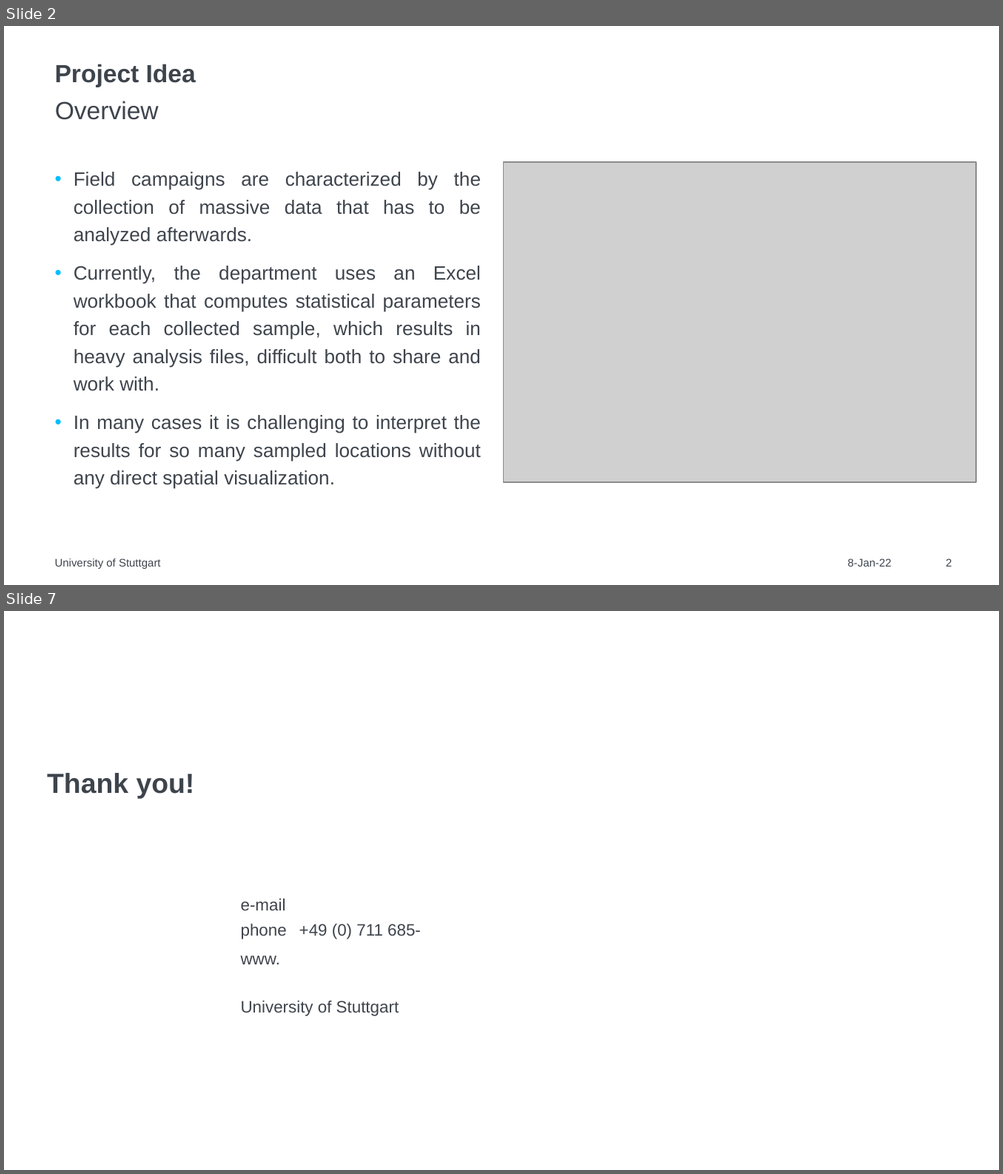
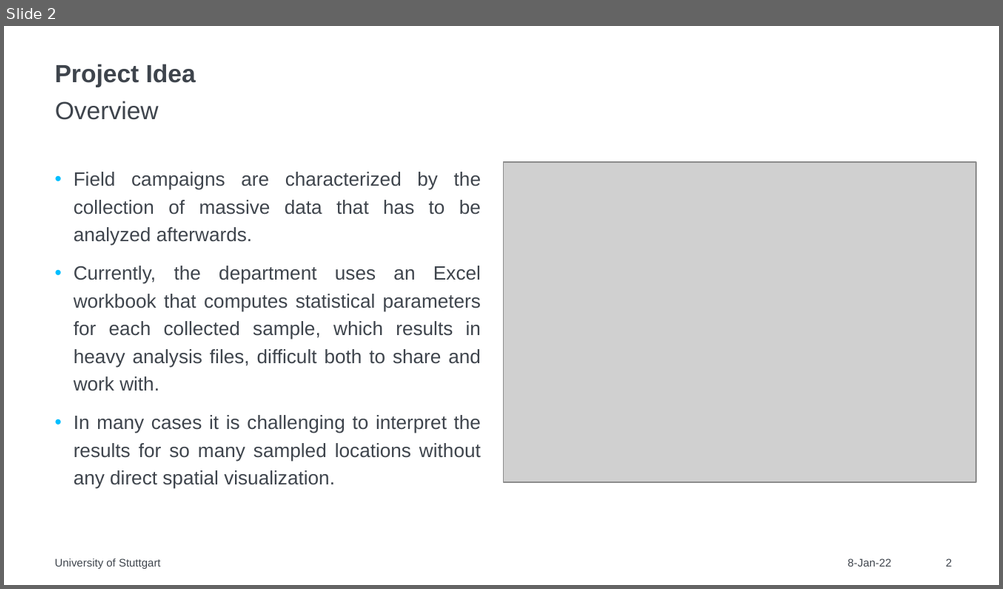
Before and after one commit to federicascolari8/PythonProject, a slide deck: First_Presentation.pptx. Shown one above the other, each under a label of ours: slides 2 and 7 before the commit, slide 2 after it; the slides between them are not shown. The pictures are 1003x1174 and 1003x589 pixels, drawn with LibreOffice and Linux fonts; fonts in the diff are those of the drawing; grey boxes stand for pictures; background and template pictures are left out. Boxes give left, top, right and bottom in pixels: in the first picture for what was removed or moved away, otherwise in the second. Text is boxed around its words. In the diff, an @@ line names an element or a change of style, - is before the commit and + after.

```diff
--- a/First_Presentation.pptx
+++ b/First_Presentation.pptx
@@ slide 7 removed at <box>4,611,999,1170</box>, background #FFFFFF @@
@@ text removed at <box>47,773,195,798</box> @@
-Thank you!
@@ text removed at <box>241,898,286,911</box> @@
-e-mail
@@ text removed at <box>241,923,421,940</box> @@
-phone +49 (0) 711 685-
@@ text removed at <box>241,956,280,965</box> @@
-www.
@@ text removed at <box>241,1000,399,1017</box> @@
-University of Stuttgart
```
Also in this commit, not shown: 3 slides changed, 1 slide added.
